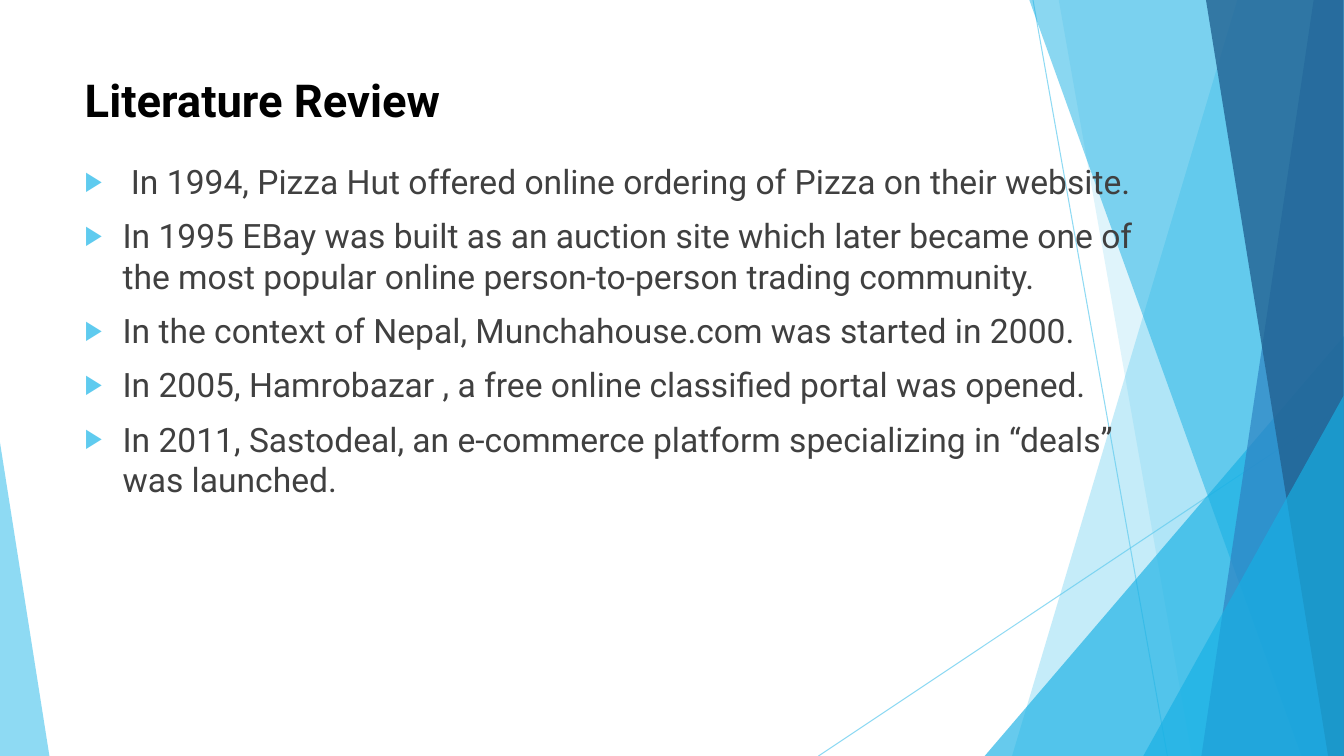
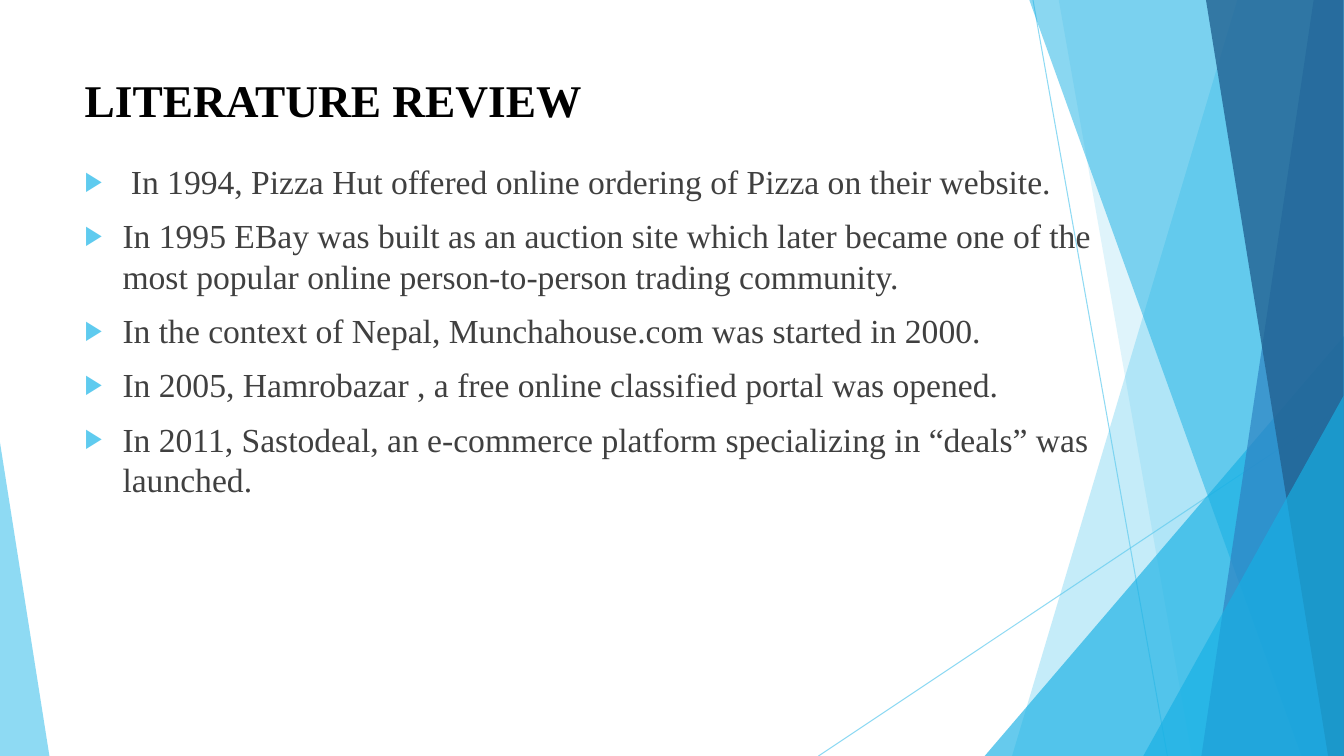
Before and after one commit to KojuOrg/E-Mart-Document, a slide deck: slide 6 of Proposal/Presentation/ProposalSlide.pptx. Drawn at 1344x756 pixels with LibreOffice and Linux fonts; fonts in the diff are those of the drawing. Boxes give left, top, right and bottom in pixels: in the first picture for what was removed or moved away, otherwise in the second. Text is boxed around its words. In the diff, an @@ line names an element or a change of style, - is before the commit and + after.

```diff
--- a/Proposal/Presentation/ProposalSlide.pptx
+++ b/Proposal/Presentation/ProposalSlide.pptx
@@ title at box(85, 87, 581, 118): text changed; font Roboto to Times New Roman @@
-Literature Review
+LITERATURE REVIEW
@@ text "In 1994, Pizza Hut offered ..." at box(123, 170, 1090, 493): font Roboto to Times New Roman @@
```
Also in this commit, not shown: 12 other slides changed, 1 slide added, 1 slide removed.
